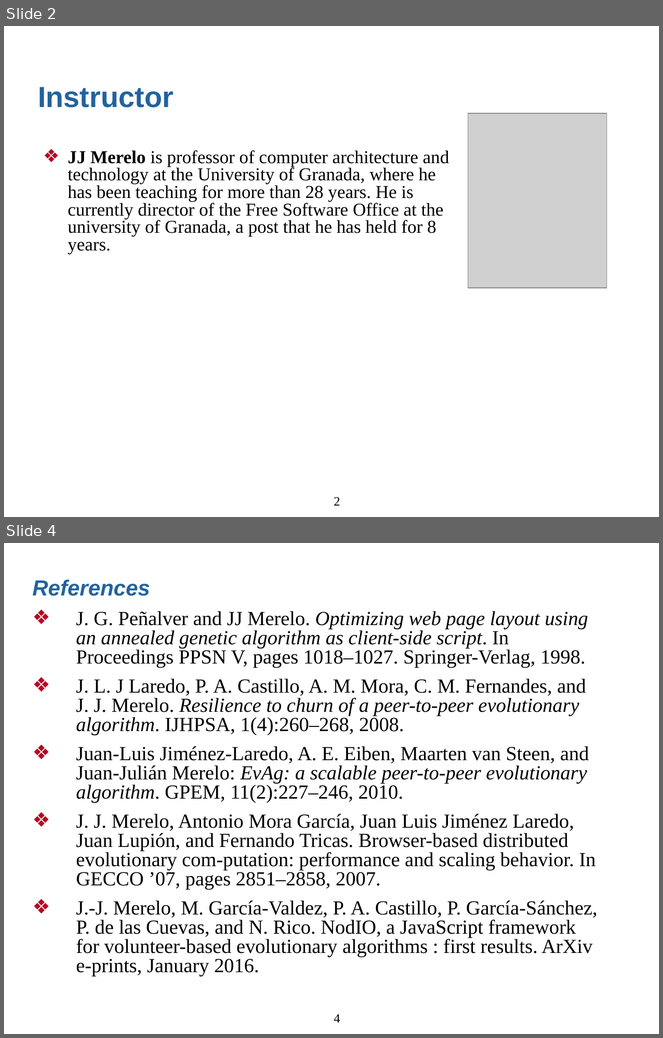
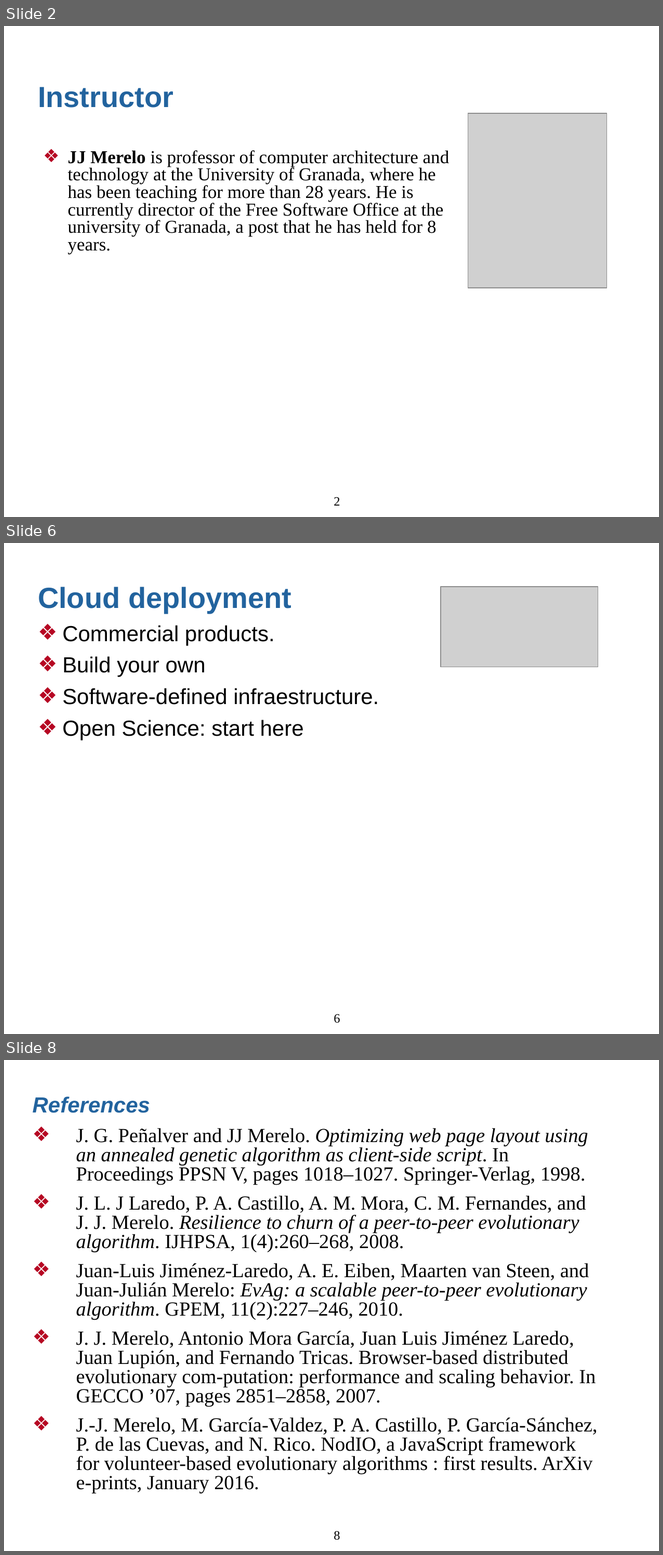
Before and after one commit to JJ/cloudy-ga, a slide deck: sample-slides.odp. Shown one above the other, each under a label of ours: slides 2 and 4 before the commit, slides 2, 6 and 8 after it; the slides between them are not shown. The pictures are 663x1038 and 663x1555 pixels, drawn with LibreOffice and Linux fonts; fonts in the diff are those of the drawing; grey boxes stand for pictures. Boxes give left, top, right and bottom in pixels: in the first picture for what was removed or moved away, otherwise in the second. Text is boxed around its words. In the diff, an @@ line names an element or a change of style, - is before the commit and + after.

```diff
--- a/sample-slides.odp
+++ b/sample-slides.odp
@@ slide 6 added at bbox=[4, 543, 659, 1034], background #FFFFFF @@
@@ text added at bbox=[38, 587, 379, 741], 24 pt, text #000000 @@
+Cloud deployment
+❖ Commercial products.
+❖ Build your own
+❖ Software-defined infraestructure.
+❖ Open Science: start here
@@ picture added at bbox=[441, 587, 598, 667] @@
@@ page number added at bbox=[334, 1014, 340, 1023], 14 pt, text #000000 @@
+6
@@ what was slide 4 is now slide 8 @@
@@ page number at bbox=[334, 1531, 340, 1540]: text changed @@
-4
+8
```
Also in this commit, not shown: 1 slide changed, 3 other slides added.
